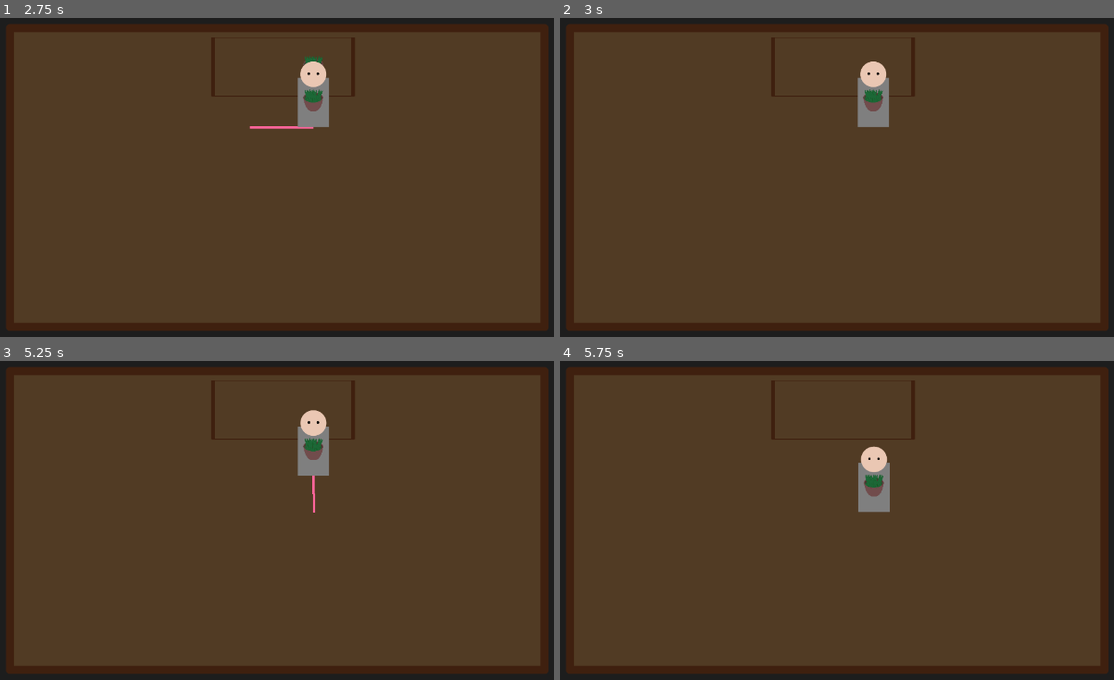
Above: before the commit, frames 1-4 (two rows, left to right).
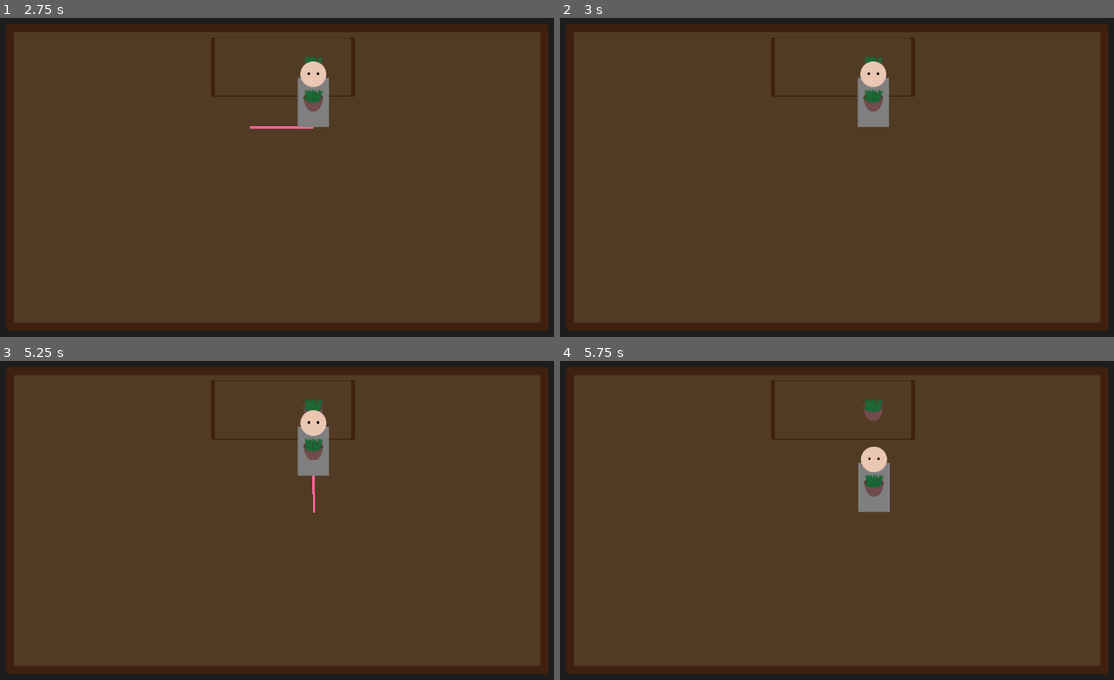
Above: after the commit, the same moments.

Repository: Nordtwig/HammurabisHut
Game: Godot game, scene res://Scenes/TheHut.tscn
Two runs of this game, one before a commit and one after it. Both use one fixed random seed, a clock stepped at 60 frames per second and the inputs below.
Inputs (mouse positions are in pixels of both pictures, inside the frame that each line leads up to):
- Up to frame 1 (2.75 s): tap Enter at 0.5 s; move the mouse to (249, 65) at 0.52 s; click (249, 65) at 0.67 s; click (249, 65) at 1.42 s; tap Space at 2 s; move the mouse to (315, 65) at 2.02 s; click (315, 65) at 2.17 s
- Up to frame 2 (3 s): click (875, 65) at 2.92 s
- Up to frame 3 (5.25 s): tap Enter at 3.5, 5 s; move the mouse to (315, 443) at 3.52 s; click (315, 443) at 3.67 s; tap Space at 4.25 s; move the mouse to (315, 424) at 4.27 s; click (315, 424) at 4.42 s; move the mouse to (315, 514) at 5.02 s; click (315, 514) at 5.17 s
- Up to frame 4 (5.75 s): no input

Frame 1 is identical in both runs. In frame 2, less than 0.1% of the frame differs, in the area x 54-59%, y 11-15%; in frame 3, 0.1%; in frame 4, 0.2%, in the area x 54-59%, y 11-19%.

Commit message:
Player can now only carry one object at a time

Diff:
--- a/Scenes/Object.tscn
+++ b/Scenes/Object.tscn
@@ -1,7 +1,6 @@
-[gd_scene load_steps=4 format=2]
+[gd_scene load_steps=3 format=2]
 
 [ext_resource path="res://Scripts/Object.gd" type="Script" id=1]
-[ext_resource path="res://Sprites/testPlant.png" type="Texture" id=2]
 
 [sub_resource type="CircleShape2D" id=1]
 radius = 46.9576
@@ -18,7 +17,6 @@
 ]]
 scale = Vector2( 0.15, 0.15 )
 z_index = 1
-texture = ExtResource( 2 )
 
 [node name="CollisionShape2D" type="CollisionShape2D" parent="."]
 shape = SubResource( 1 )
--- /dev/null
+++ b/Scenes/Reagent.gd
@@ -0,0 +1,10 @@
+extends "res://Scripts/Object.gd"
+
+func TriggerObject(player: Node):
+	if !player.GetIsCarrying():
+		get_parent().remove_child(self)
+		player.find_node("Hands").add_child(self)
+		player.SetIsCarrying(true)
+		z_index = 4
+	else:
+		print("I'm already carrying something")
--- /dev/null
+++ b/Scenes/Reagent.tscn
@@ -0,0 +1,11 @@
+[gd_scene load_steps=4 format=2]
+
+[ext_resource path="res://Scenes/Object.tscn" type="PackedScene" id=1]
+[ext_resource path="res://Sprites/testPlant.png" type="Texture" id=2]
+[ext_resource path="res://Scenes/Reagent.gd" type="Script" id=3]
+
+[node name="Object" instance=ExtResource( 1 )]
+script = ExtResource( 3 )
+
+[node name="Sprite" parent="." index="0"]
+texture = ExtResource( 2 )
--- a/Scenes/TheHut.tscn
+++ b/Scenes/TheHut.tscn
@@ -43,6 +43,12 @@
 position = Vector2( 522.255, 116.097 )
 rotation = -1.5708
 
+[node name="Slot" parent="Furniture/Table/Slots" index="0"]
+containedItemName = "Reagent"
+
+[node name="Slot2" parent="Furniture/Table/Slots" index="1"]
+containedItemName = "Reagent"
+
 [node name="Player" parent="." instance=ExtResource( 1 )]
 position = Vector2( 392, 367 )
 
--- a/Scripts/Object.gd
+++ b/Scripts/Object.gd
@@ -13,16 +13,13 @@
 func CheckTarget(target: Node):
 	if target == self:
 		isTarget = true
-		print(name + ": player wants to hold me")
 	else:
 		isTarget = false
-		print(name + ": player doesn't want to hold me")
 
 func CheckPlayerIntent(player: Node):
 	if isTarget:
-		get_parent().remove_child(self)
-		player.find_node("Hands").add_child(self)
-		z_index = 4
+		TriggerObject(player)
+		isTarget = false
 
 func _on_Object_body_entered(body: Node) -> void:
 	if body.name == "Player":
@@ -35,3 +32,6 @@
 func _on_Object_input_event(viewport: Node, event: InputEvent, shape_idx: int) -> void:
 	if Input.is_mouse_button_pressed(BUTTON_LEFT):
 		get_tree().call_group("Objects", "CheckTarget", self)
+
+func TriggerObject(player: Node):
+	print("I haven't inherited my right existence")
--- a/Scripts/Player.gd
+++ b/Scripts/Player.gd
@@ -7,9 +7,20 @@
 var motion
 var targetDestination
 var path
+var isCarrying
 
 export var moveSpeed = 200
 export var destinationReachedMargin = 5
+export var CarriedItemName = ""
+
+func _ready():
+	if CarriedItemName != "":
+		get_tree().call_group("GameMaster", "RequestSpawnItem", CarriedItemName, $Hands)
+	if $Hands.get_child_count() <= 0:
+		isCarrying = false
+	else:
+		$Hands.get_child(0).z_index = 4
+		isCarrying = true
 
 func _physics_process(delta: float):
 	if targetDestination != null:
@@ -42,3 +53,9 @@
 func ArrivedAtDest():
 	targetDestination = null
 	get_tree().call_group("Objects", "CheckPlayerIntent", self)
+
+func GetIsCarrying() -> bool:
+	return isCarrying
+
+func SetIsCarrying(newStatus: bool):
+	isCarrying = newStatus
